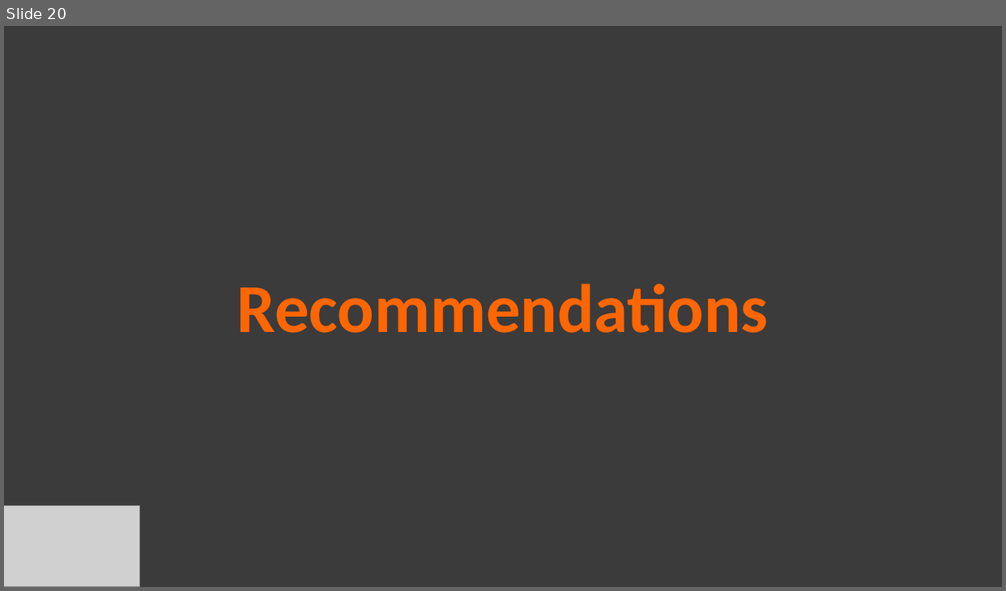
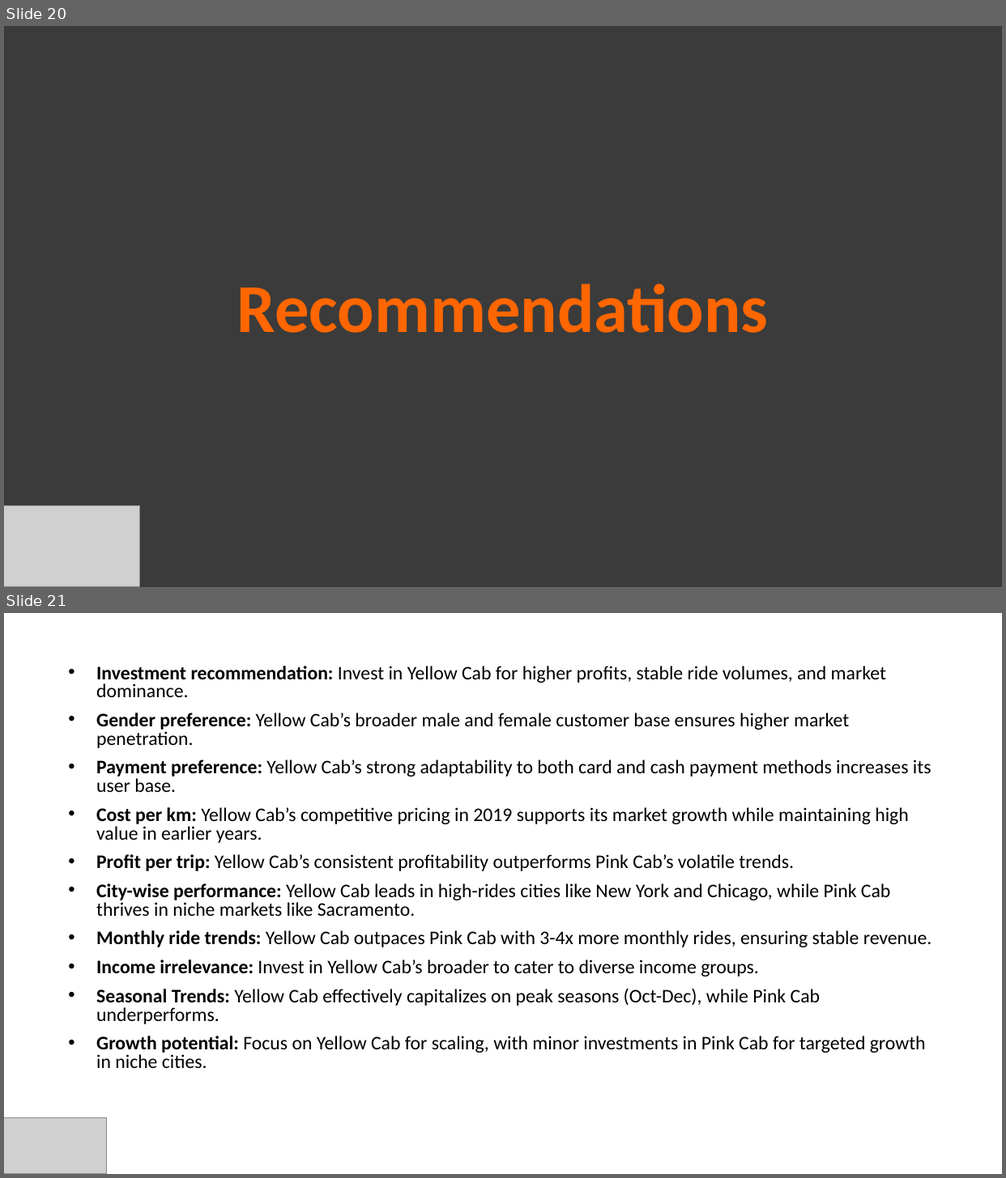
Before and after one commit to chjameskumar/Week-3, a slide deck: Cab company.pptm. Shown one above the other, each under a label of ours: slide 20 before the commit, slides 20 and 21 after it. The pictures are 1006x591 and 1006x1178 pixels, drawn with LibreOffice and Linux fonts; fonts in the diff are those of the drawing; grey boxes stand for pictures. Boxes give left, top, right and bottom in pixels: in the first picture for what was removed or moved away, otherwise in the second. Text is boxed around its words. In the diff, an @@ line names an element or a change of style, - is before the commit and + after.

```diff
--- a/Cab company.pptm
+++ b/Cab company.pptm
@@ slide 21 added at [4, 613, 1002, 1174], background #FFFFFF @@
@@ text added at [96, 666, 932, 1068], 18.5 pt, text #000000 @@
+• Investment recommendation: Invest in Yellow Cab for higher profits, stable ride volumes, and market dominance.
+• Gender preference: Yellow Cab’s broader male and female customer base ensures higher market penetration.
+• Payment preference: Yellow Cab’s strong adaptability to both card and cash payment methods increases its user base.
+• Cost per km: Yellow Cab’s competitive pricing in 2019 supports its market growth while maintaining high value in earlier years.
+• Profit per trip: Yellow Cab’s consistent profitability outperforms Pink Cab’s volatile trends.
+• City-wise performance: Yellow Cab leads in high-rides cities like New York and Chicago, while Pink Cab thrives in niche markets like Sacramento.
+• Monthly ride trends: Yellow Cab outpaces Pink Cab with 3-4x more monthly rides, ensuring stable revenue.
+• Income irrelevance: Invest in Yellow Cab’s broader to cater to diverse income groups.
+• Seasonal Trends: Yellow Cab effectively capitalizes on peak seasons (Oct-Dec), while Pink Cab underperforms.
+• Growth potential: Focus on Yellow Cab for scaling, with minor investments in Pink Cab for targeted growth in niche cities.
@@ picture added at [4, 1118, 107, 1174] @@
```
Also in this commit, not shown: 2 slides changed, 1 slide removed.
